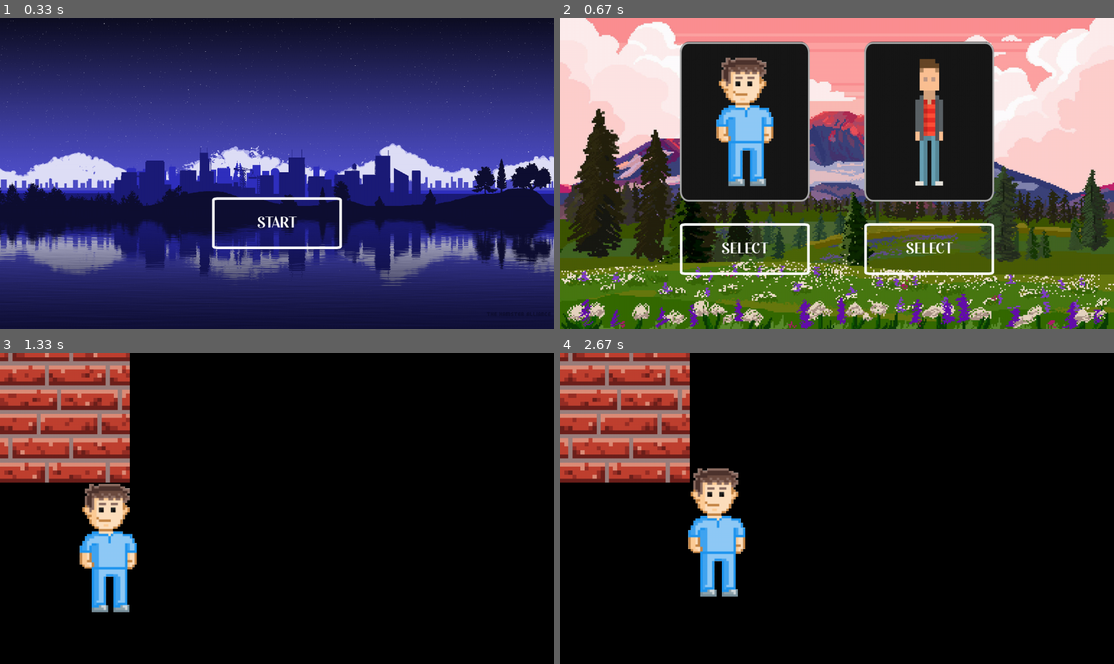
Above: before the commit, frames 1-4 (two rows, left to right).
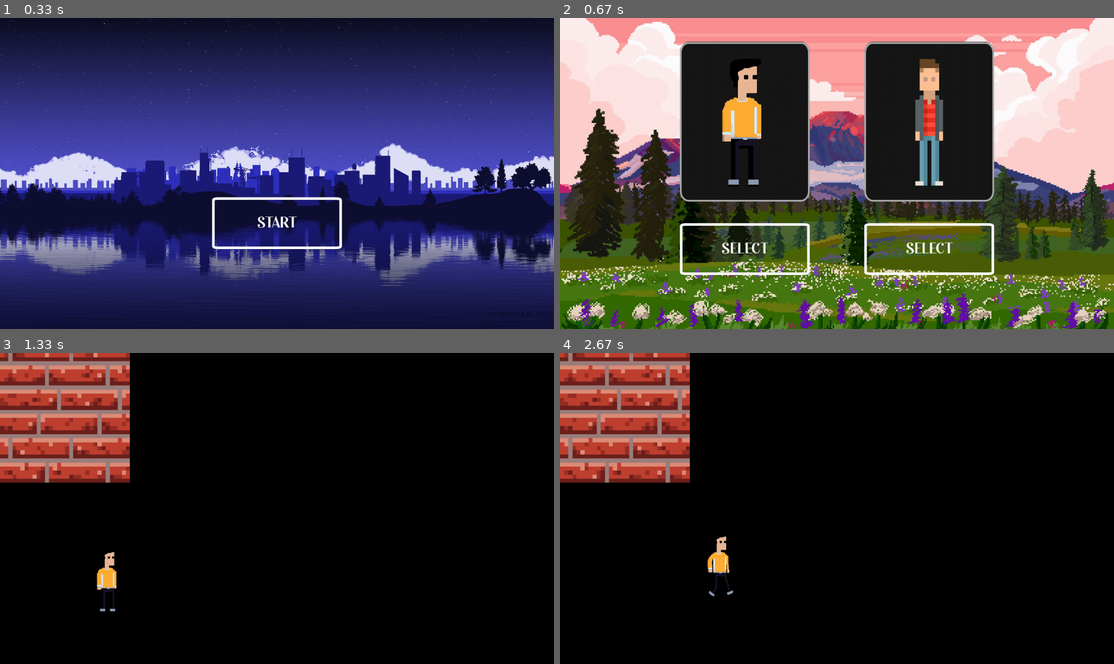
Above: after the commit, the same moments.

Repository: Samuelg924/Proyecto
Game: pygame game, started from proyecto-videojuego/pygame/main2.py
Same seed, same stepped clock (60 frames per second), same inputs: the game is played once before the commit and once after it.
Inputs (mouse positions are in pixels of both pictures, inside the frame that each line leads up to):
- Up to frame 1 (0.33 s): no input
- Up to frame 2 (0.67 s): tap Enter at 0.33 s
- Up to frame 3 (1.33 s): click "SELECT" at 0.72 s; click "Confirm" at 1.05 s
- Up to frame 4 (2.67 s): hold D 1.33-1.8 s; move the mouse to (837, 530) at 1.37 s; hold W 1.83-2.13 s; hold D 2.17-2.63 s

Frame 1 is identical in both runs. In frame 2, 3.0% of the frame differs, in the area x 28-39%, y 12-55%; in frame 3, 3.1%; in frame 4, 3.1%, in the area x 23-34%, y 36-79%.

Commit message:
Animacion fase basica y dialogue globe

Diff:
--- a/proyecto-videojuego/pygame/main2.py
+++ b/proyecto-videojuego/pygame/main2.py
@@ -7,7 +7,7 @@
 		self.floor = floor
 		self.wall = wall
 		self.wall_door = wall_door
-		self.character_surface1 = character_surface3
+		self.character_surface1 = pygame.transform.scale2x(character_surface1_0)
 		self.character_surface2 = pygame.transform.scale(character_surface2, (64, 295))
 		self.background_character1 = character_background1
 		self.background_character2 = character_background1
@@ -46,12 +46,13 @@
 
 class Character:
 	def __init__(self, character_surface_number):
-		if character_surface_number == 1: self.character = character_image_list3[character_index]
-		if character_surface_number == 2: self.character = character_image_list2[character_index]
+		self.character_surface_number = character_surface_number
 		self.character_x_pos = 250
 		self.character_y_pos = 600
 
 	def draw_character(self):
+		if self.character_surface_number == 1: self.character = character_image_list1[character_index]
+		if self.character_surface_number == 2: self.character = character_image_list2[character_index]
 		self.character_rect = self.character.get_rect(midbottom = (self.character_x_pos, self.character_y_pos))
 		screen.blit(self.character, self.character_rect)
 
@@ -131,6 +132,19 @@
 		else:
 			return 0
 
+class Dialogue_globe:
+	def __init__(self, text, name, character_icon):
+		self.text = gui_font.render(text, True, (255, 255, 255))
+		self.character_icon = character_icon
+		self.character_name = name
+		self.color = (255, 255, 255)
+
+		self.text_rect = pygame.Rect((20, (window_height / 3) * 2), (window_width - 40, ((window_height / 3) * 2) - 20))
+
+	def draw(self):
+		pygame.draw.rect(screen, self.color, self.text_rect, border_radius = 5)
+		screen.blit(self.text, self.text_rect)
+
 # Funciones
 
 def animate(direction, character_index, counter):
@@ -212,12 +226,16 @@
 wall_brick_tile = pygame.image.load("proyecto-videojuego/resources/BRick_wall.png").convert_alpha()
 marco_boton_blanco = pygame.image.load("proyecto-videojuego/resources/Marco_boton_blanco.png").convert_alpha()
 marco_boton_gris = pygame.image.load("proyecto-videojuego/resources/Marco_boton_gris.png").convert_alpha()
-character_surface1 = pygame.image.load("proyecto-videojuego/resources/Character-test.png").convert_alpha()
 character_surface2 = pygame.image.load("proyecto-videojuego/resources/Character-test2.png").convert_alpha()
 character_surface3 = pygame.image.load("proyecto-videojuego/resources/Character-test3.png").convert_alpha()
 character_background1 = pygame.image.load("proyecto-videojuego/resources/Character_background.png").convert_alpha()
 character_background2 = pygame.image.load("proyecto-videojuego/resources/Character_background2.png").convert_alpha()
 
+# Carga de imagenes (Personaje 1)
+
+character_surface1_0 = pygame.image.load("proyecto-videojuego/resources/Personaje1-Estatico.png").convert_alpha()
+character_surface1_1 = pygame.image.load("proyecto-videojuego/resources/Personaje1-1.png").convert_alpha()
+
 # Variables adicionales (Pygame)
 
 gui_font = pygame.font.Font("proyecto-videojuego/resources/Burgundy.otf", 40)
@@ -225,12 +243,19 @@
 # Variables de juego (Python)
 
 character_image_list1 = [
-	character_surface1,
-	character_surface1,
-	character_surface1,
-	character_surface1,
-	character_surface1,
-	character_surface1
+	character_surface1_0,
+	character_surface1_0,
+	character_surface1_1,
+	character_surface1_0,
+	character_surface1_0,
+	character_surface1_0,
+	character_surface1_0,
+	character_surface1_0,
+	character_surface1_0,
+	character_surface1_0,
+	character_surface1_0,
+	character_surface1_0,
+	character_surface1_0,
 ]
 
 character_image_list2 = [
@@ -239,7 +264,14 @@
 	character_surface2,
 	character_surface2,
 	character_surface2,
-	character_surface2
+	character_surface2,
+	character_surface2,
+	character_surface2,
+	character_surface2,
+	character_surface2,
+	character_surface2,
+	character_surface2,
+	character_surface2,
 ]
 
 character_image_list3 = [
@@ -255,7 +287,7 @@
 # USEREVENT
 
 animation_tick = pygame.USEREVENT + 10
-pygame.time.set_timer(animation_tick, 800)
+pygame.time.set_timer(animation_tick, 400)
 
 # Botones
 
@@ -266,7 +298,7 @@
 
 # Classes
 
-character = Character(character_surface1)
+character = Character(character_surface1_0)
 
 # Main Loop
 
@@ -284,10 +316,10 @@
 				character_index = 4
 			if event.key == pygame.K_w and character_move_status == True:
 				direction[1] = -1
-				character_index = 10
+				if not character_index <= 9: character_index = 10
 			if event.key == pygame.K_s and character_move_status == True:
 				direction[1] = 1
-				character_index = 7
+				if not character_index <= 6: character_index = 7
 			# if event.key == pygame.K_e and main.wall_interaction() == True and character_move_status == True:
 			# 	character_move_status = False
 			# 	scene_number = 2
Renamed: proyecto-videojuego/resources/personaje test 2.png -> proyecto-videojuego/resources/Personaje1-1.png
Renamed: proyecto-videojuego/resources/personaje estatico .png -> proyecto-videojuego/resources/Personaje1-Estatico.png
